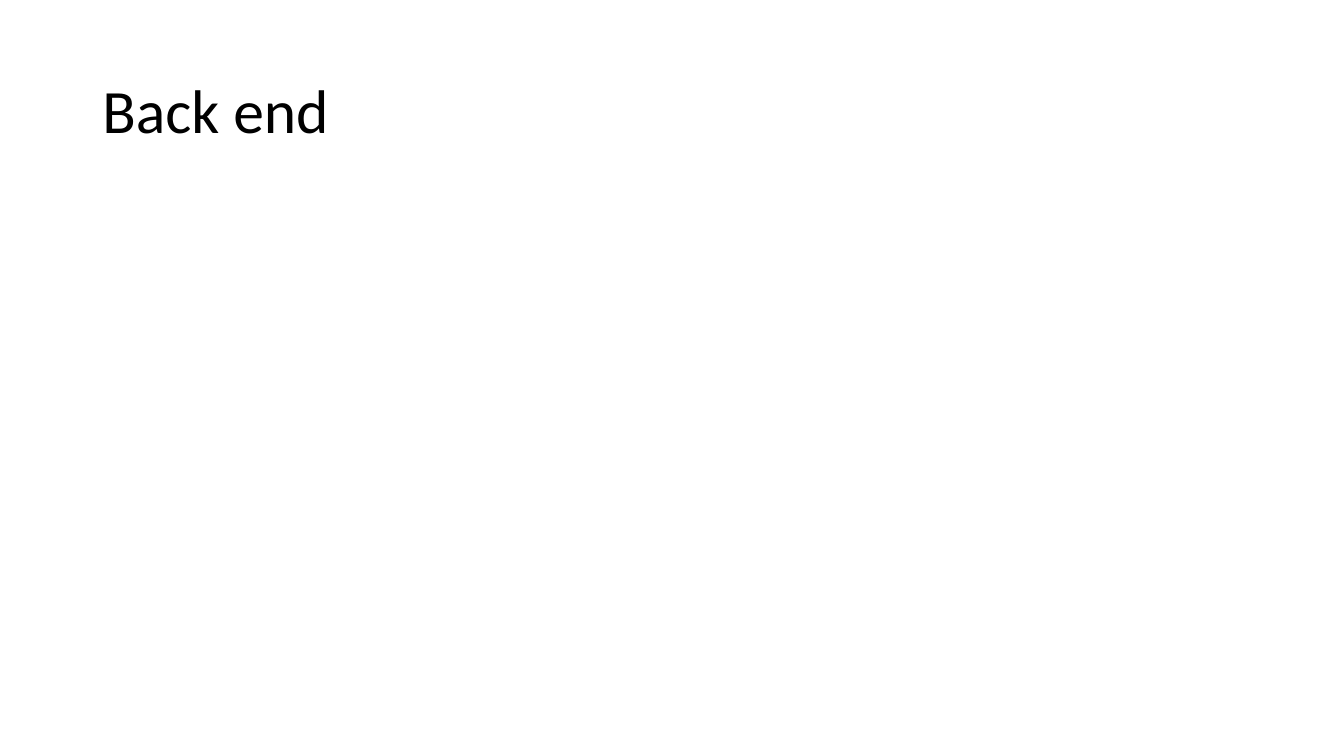
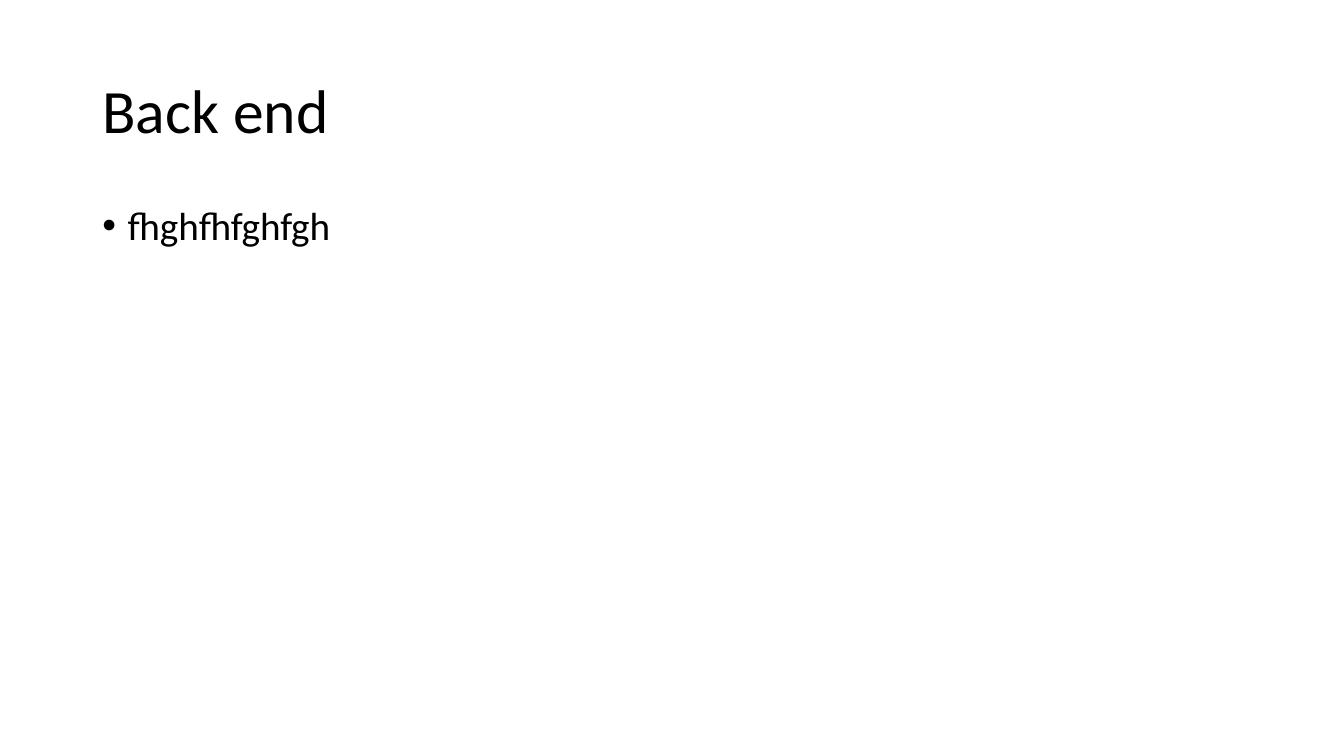
Before and after one commit to secure73/vita_presentation, a slide deck: slide 3 of vita.pptx. Drawn at 1344x756 pixels with LibreOffice and Linux fonts; fonts in the diff are those of the drawing. Boxes give left, top, right and bottom in pixels: in the first picture for what was removed or moved away, otherwise in the second. Text is boxed around its words. In the diff, an @@ line names an element or a change of style, - is before the commit and + after.

Commit message:
ich habe es geaendert

```diff
--- a/vita.pptx
+++ b/vita.pptx
@@ text added at box(128, 212, 330, 247), 28 pt, text #000000 @@
+• fhghfhfghfgh
```
